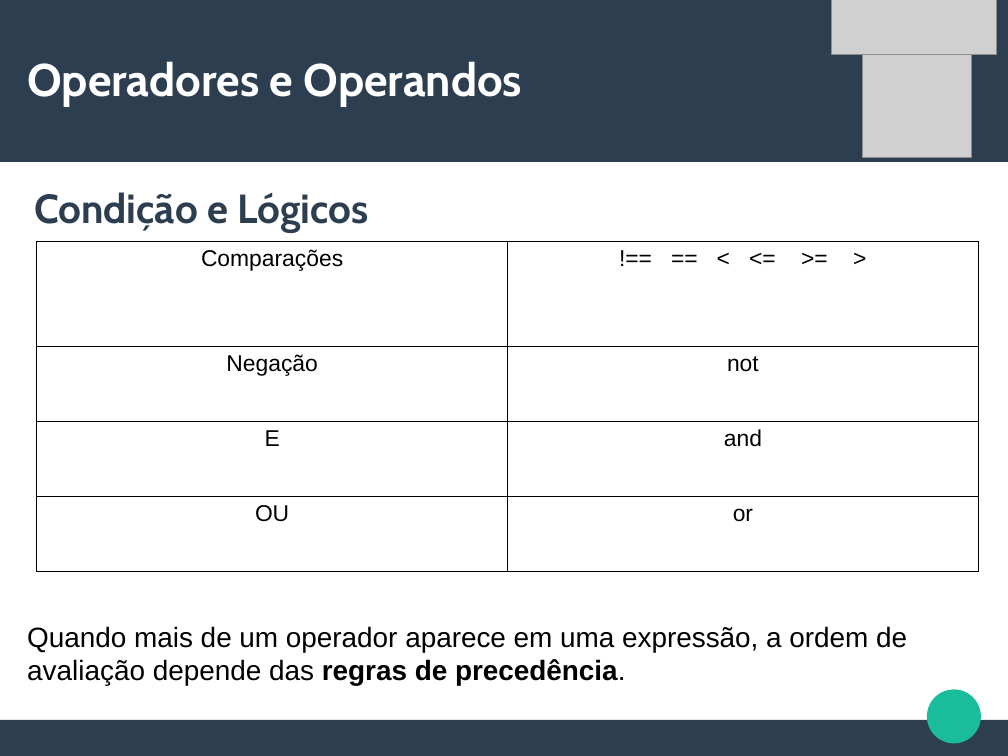
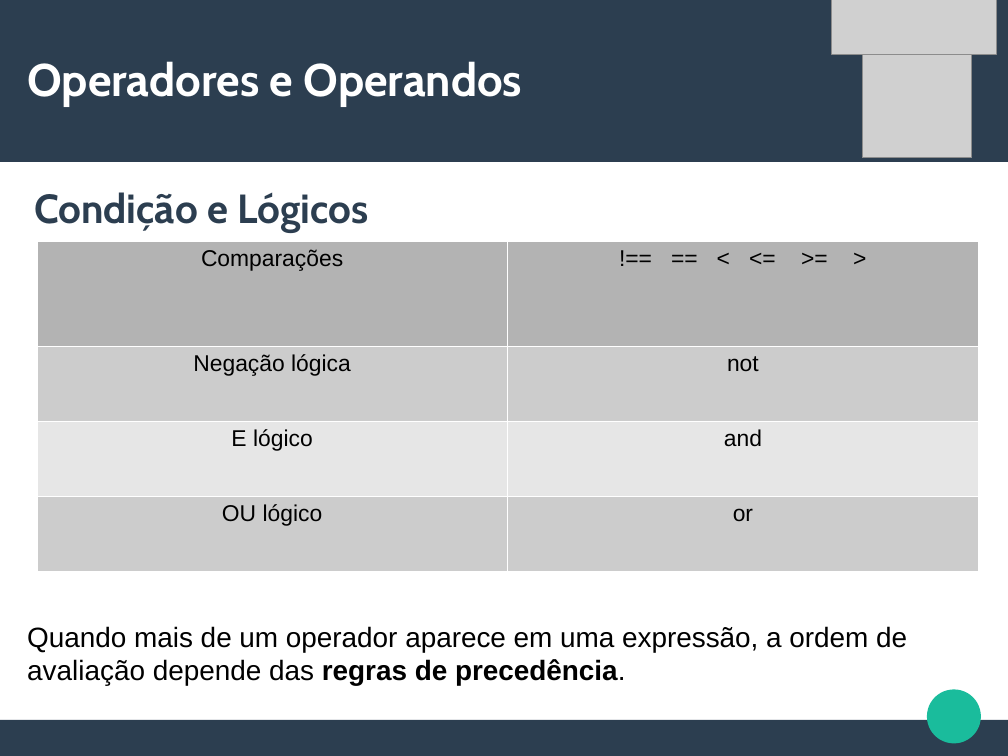
Before and after one commit to CalicoUFSC/minicurso-python, a slide deck: slide 10 of Aula1/Aula1.odp. Drawn at 1008x756 pixels with LibreOffice and Linux fonts; fonts in the diff are those of the drawing; grey boxes stand for pictures. Boxes give left, top, right and bottom in pixels: in the first picture for what was removed or moved away, otherwise in the second. Text is boxed around its words. In the diff, an @@ line names an element or a change of style, - is before the commit and + after.

```diff
--- a/Aula1/Aula1.odp
+++ b/Aula1/Aula1.odp
@@ table at <box>37,241,979,572</box> @@
-row 2, column 1: Negação
+row 2, column 1: Negação lógica
-row 3, column 1: E
+row 3, column 1: E lógico
-row 4, column 1: OU
+row 4, column 1: OU lógico
@@ fill none to #B3B3B3 in row 1 @@
@@ fill none to #CCCCCC in 4 cells @@
@@ fill none to #E6E6E6 in row 3 @@
@@ borders changed @@
```
Also in this commit, not shown: 7 other slides changed, 2 slides removed, 2 other files.
